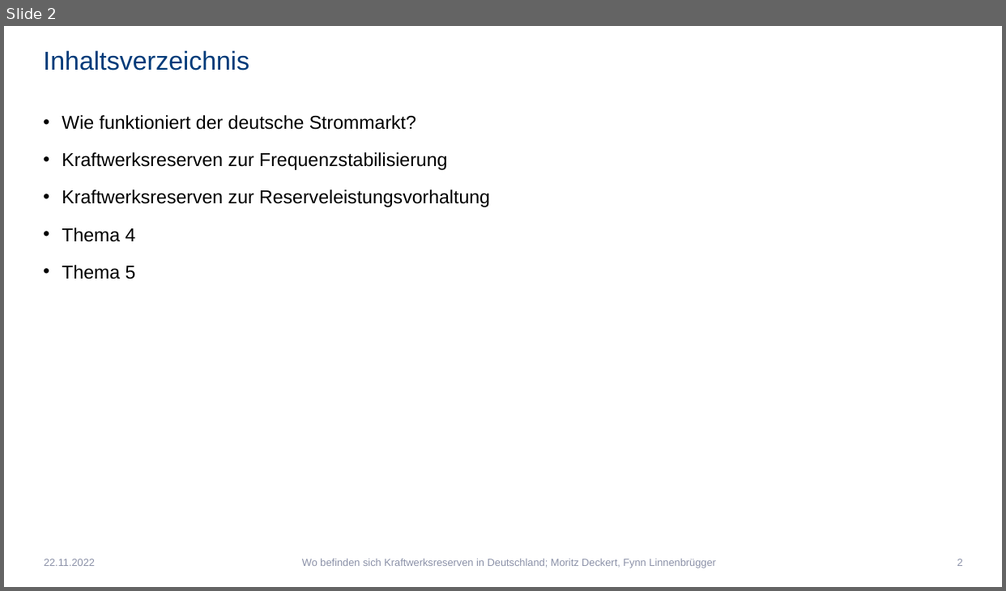
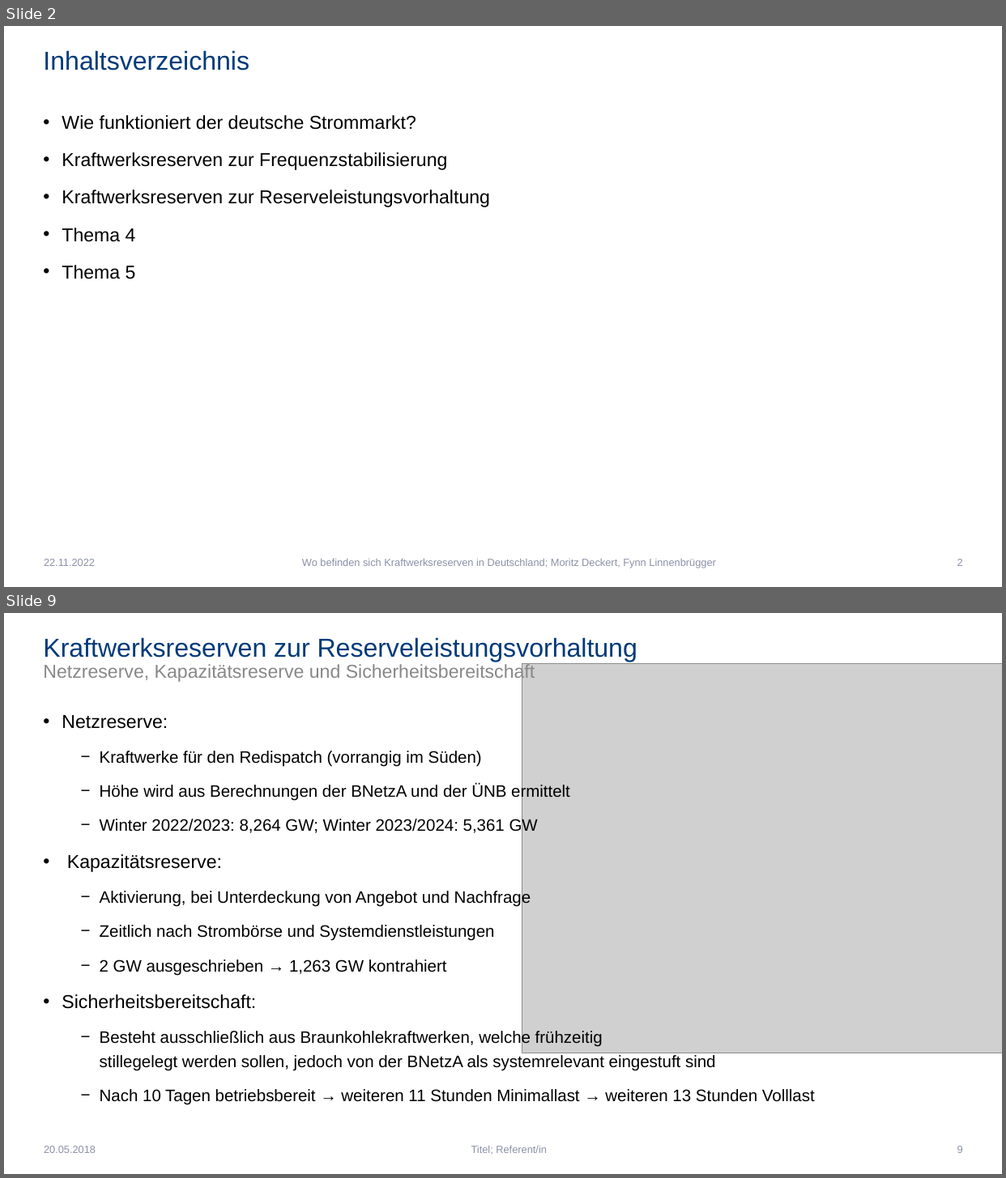
Before and after one commit to Febbyyyy/Regenerative-Energietechnik-Projekt, a slide deck: Präsentation - Wo befinden sich Kraftwerksreserven in Deutschland.pptx. Shown one above the other, each under a label of ours: slide 2 before the commit, slides 2 and 9 after it; the slides between them are not shown. The pictures are 1006x591 and 1006x1178 pixels, drawn with LibreOffice and Linux fonts; fonts in the diff are those of the drawing; grey boxes stand for pictures. Boxes give left, top, right and bottom in pixels: in the first picture for what was removed or moved away, otherwise in the second. Text is boxed around its words. In the diff, an @@ line names an element or a change of style, - is before the commit and + after.

```diff
--- a/Präsentation - Wo befinden sich Kraftwerksreserven in Deutschland.pptx
+++ b/Präsentation - Wo befinden sich Kraftwerksreserven in Deutschland.pptx
@@ slide 9 added at bbox=[4, 613, 1002, 1174], background #FFFFFF @@
@@ title added at bbox=[43, 637, 637, 683], 18 pt, text #888888 @@
+Kraftwerksreserven zur Reserveleistungsvorhaltung
+Netzreserve, Kapazitätsreserve und Sicherheitsbereitschaft
@@ picture added at bbox=[522, 664, 1002, 1053] @@
@@ text added at bbox=[62, 715, 815, 1105], 16 pt, text #000000 @@
+• Netzreserve:
+  − Kraftwerke für den Redispatch (vorrangig im Süden)
+  − Höhe wird aus Berechnungen der BNetzA und der ÜNB ermittelt
+  − Winter 2022/2023: 8,264 GW; Winter 2023/2024: 5,361 GW
+• Kapazitätsreserve:
+  − Aktivierung, bei Unterdeckung von Angebot und Nachfrage
+  − Zeitlich nach Strombörse und Systemdienstleistungen
+  − 2 GW ausgeschrieben → 1,263 GW kontrahiert
+• Sicherheitsbereitschaft:
+  − Besteht ausschließlich aus Braunkohlekraftwerken, welche frühzeitig stillegelegt werden sollen, jedoch von der BNetzA als systemrelevant eingestuft sind
+  − Nach 10 Tagen betriebsbereit → weiteren 11 Stunden Minimallast → weiteren 13 Stunden Volllast
@@ text added at bbox=[44, 1146, 96, 1153], 10 pt, text #8C91A8 @@
+20.05.2018
@@ text added at bbox=[471, 1146, 547, 1154], 10 pt, text #8C91A8 @@
+Titel; Referent/in
@@ page number added at bbox=[957, 1146, 963, 1153], 10 pt, text #8C91A8 @@
+9
```
Also in this commit, not shown: 6 slides changed, 1 other slide added, 7 slides removed.
